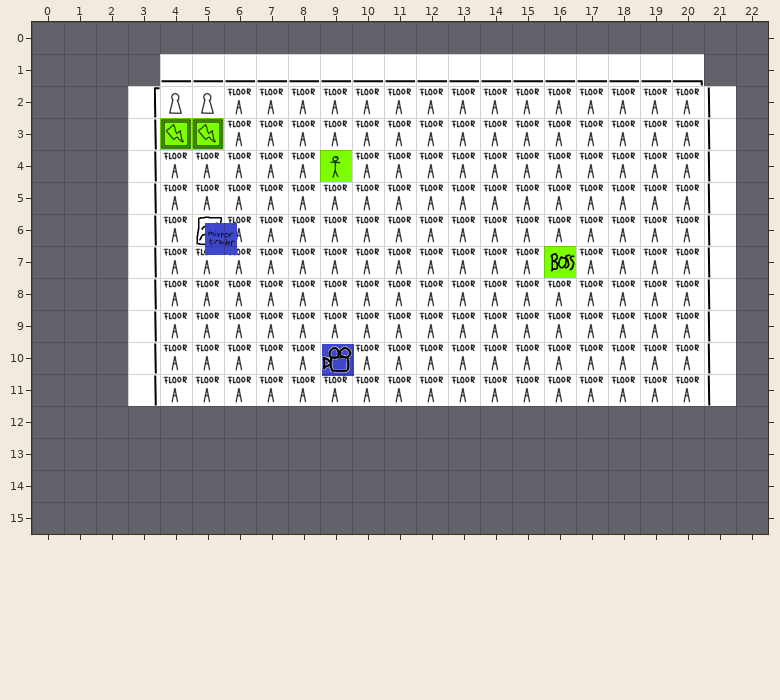
Two states of a Tiled map, assets/levels/BossLevel.tmx. The first picture shows the starting point.
Cells are 64x64 px. Shown: x 0..22, y 0..15.
The result:
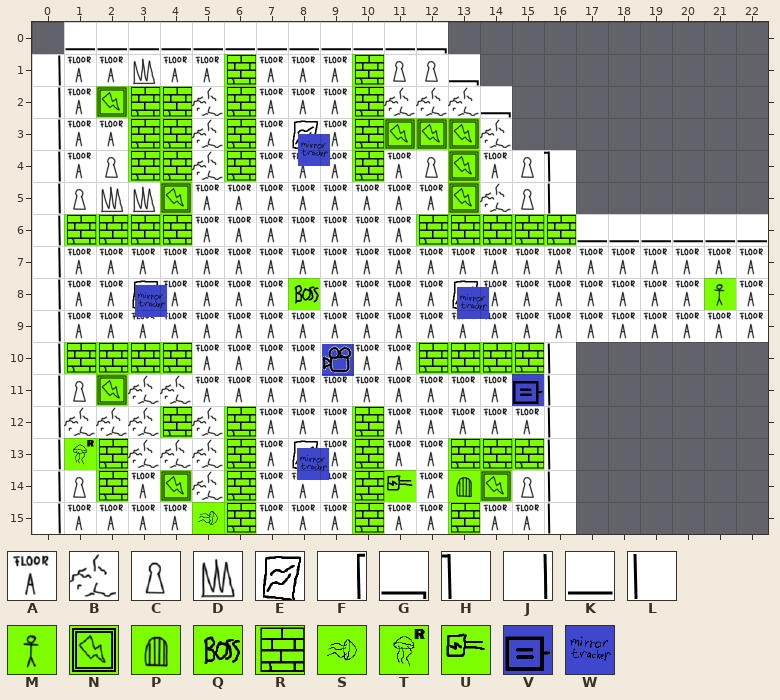
Key: from "Tileset": A 0, B 4, C 5, D 6, E 7, F 16, G 17, H 19, J 20, K 21, L 22, M 32, N 33, P 36, Q 37, R 39, S 42, T 45, U 50, V 62, W 65.
_ is an empty cell, # one hidden under a higher layer, . an unchanged one.
Objects are placed by their top-left corner, in cells (3,4 is the top-left corner of cell 3,4); size is 1x1 cell unless given.
What changed:
--- layer "Tile Layer 1"
@@ x 0..22 @@
- 0 .____________..........
- 1 ____KKKKKKKKKKKKKKKKG..
- 2 __.FCC.....AAAAAAAAAAL.
- 3 ___J.#..A....AAAAAAAAL.
- 4 ___J.A......A..AAAAAAL.
- 5 ___J..........AAAAAAAL.
- 6 _..J.E..........AAAAAL_
- 7 ___J.................L_
- 8 ___J.........A.......L_
- 9 ___J.................L_
-10 _..J............AAAAAL.
-11 __.JA...........AAAAAL.
-12 ____._.___.______......
-13 _..___.___.__..._......
-14 __._._.___.._..__......
-15 _____..___.__.___......
+ 0 .KKKKKKKKKKKG..........
+ 1 JAADAA#AAA#CCG_______..
+ 2 JA.##B.....BBBG_______.
+ 3 JAA#.B..E....#B_______.
+ 4 JAC#.B......C..CH_____.
+ 5 JCDD..........BCL_____.
+ 6 J..#.A..........#KKKKKK
+ 7 JAAA.................AA
+ 8 JAAE.........E.......#A
+ 9 JAAA.................AA
+10 J..#............L_____.
+11 JC.BB...........L_____.
+12 JBBB.B.AAA.AAAAAL......
+13 J..BBB.AEA.AA...L......
+14 JC.A.B.AAA..A..CL......
+15 JAAAA..AAA.AA.AAL......
--- layer "Tile Layer 2"
@@ x 1..21 @@
- 1 ....._..._...........
- 2 .___._..._...........
- 3 .._NN_...____........
- 4 ..__._..M_.._........
- 5 ..._........_........
- 6 ____......._____.....
- 7 ...............Q.....
- 8 ......._............_
+ 1 .....R...R...........
+ 2 .NRR.R...R...........
+ 3 ..RR_R...RNNN........
+ 4 ..RR.R.._R..N........
+ 5 ...N........N........
+ 6 RRRR.......RRRRR.....
+ 7 ..............._.....
+ 8 .......Q............M
@@ x 1..15 @@
-10 ____.......____
-11 ._.............
-12 ..._._..._.....
-13 __..._..._..___
-14 ._._._...__.__.
-15 ....__..._.._..
+10 RRRR.......RRRR
+11 .N.............
+12 ...R.R...R.....
+13 TR...R...R..RRR
+14 .R.N.R...RU.PN.
+15 ....SR...R..R..
--- layer "Object Layer 1"
-W at 5.4,6.3
+W at 3.2,8.2
+W at 8.3,3.5
+W at 13.3,8.3
+V at 15,11
+W at 8.3,13.3
Pixel boxes of the changes (left, top, right, bottom) in both pictures:
changed: (32, 22, 768, 534)
